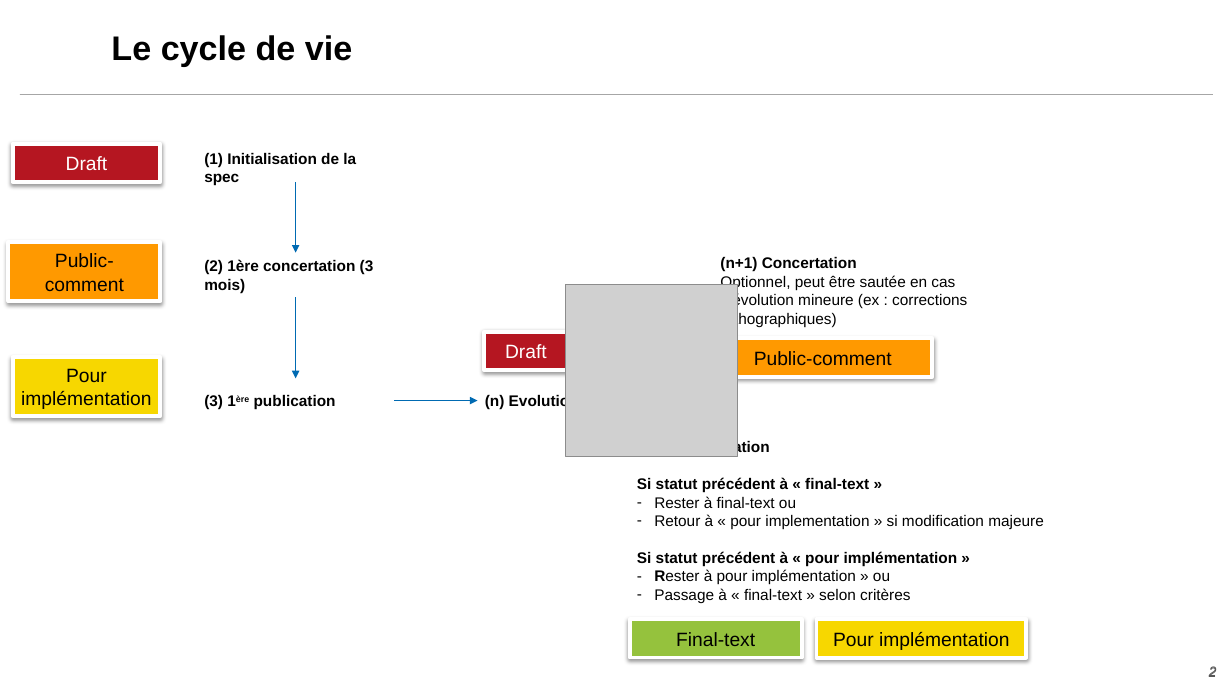
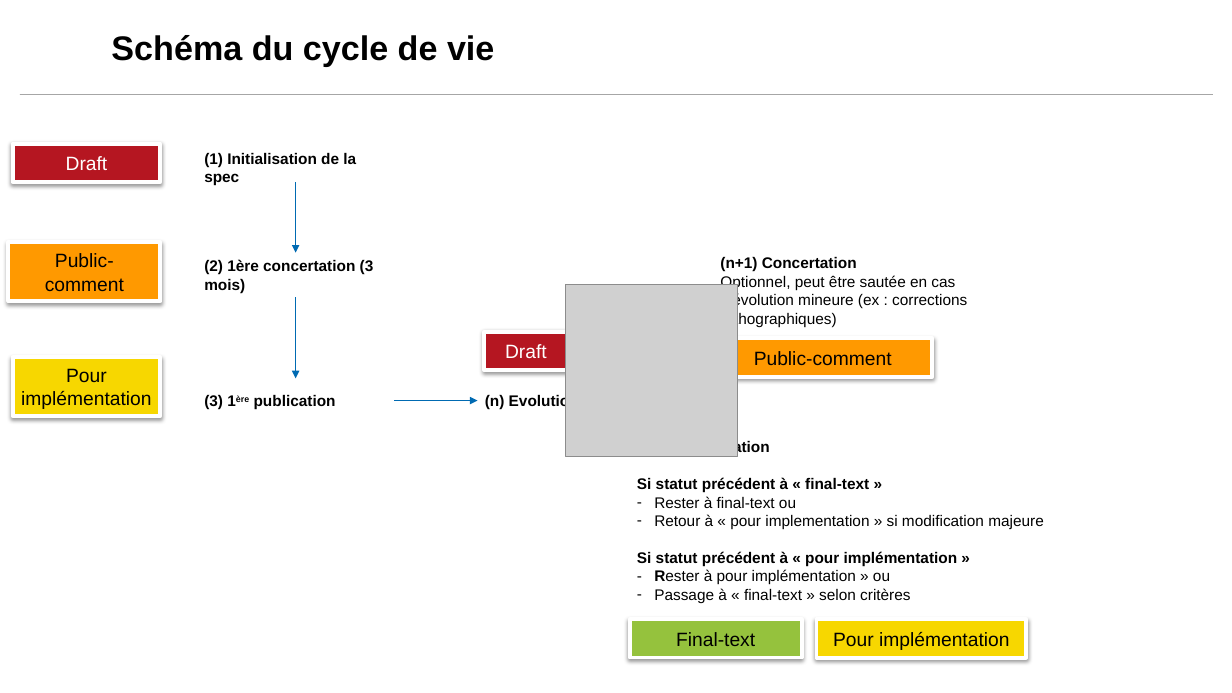
Before and after one commit to nriss/documentation-doctrine, a slide deck: slide 2 of docs/assets/docs/schema-cycle-de-vie.pptx. Drawn at 1232x693 pixels with LibreOffice and Linux fonts; fonts in the diff are those of the drawing; grey boxes stand for pictures; background and template pictures are left out. Boxes give left, top, right and bottom in pixels: in the first picture for what was removed or moved away, otherwise in the second. Text is boxed around its words. In the diff, an @@ line names an element or a change of style, - is before the commit and + after.

```diff
--- a/docs/assets/docs/schema-cycle-de-vie.pptx
+++ b/docs/assets/docs/schema-cycle-de-vie.pptx
@@ title at (111,35,494,66): text changed @@
-Le cycle de vie
+Schéma du cycle de vie
@@ page number removed at (1193,653,1232,689) @@
-2
@@ page number removed at (1209,666,1217,677) @@
-2
```
Also in this commit, not shown: 1 other file.
